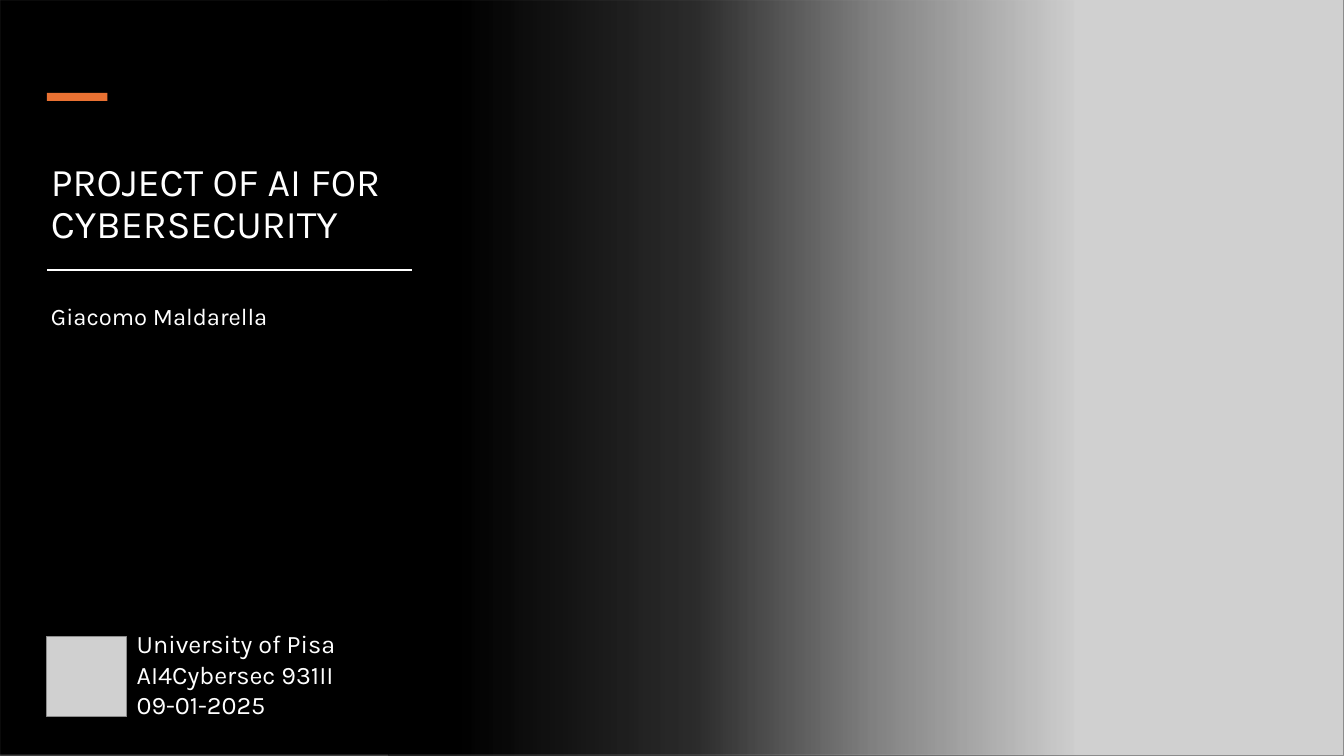
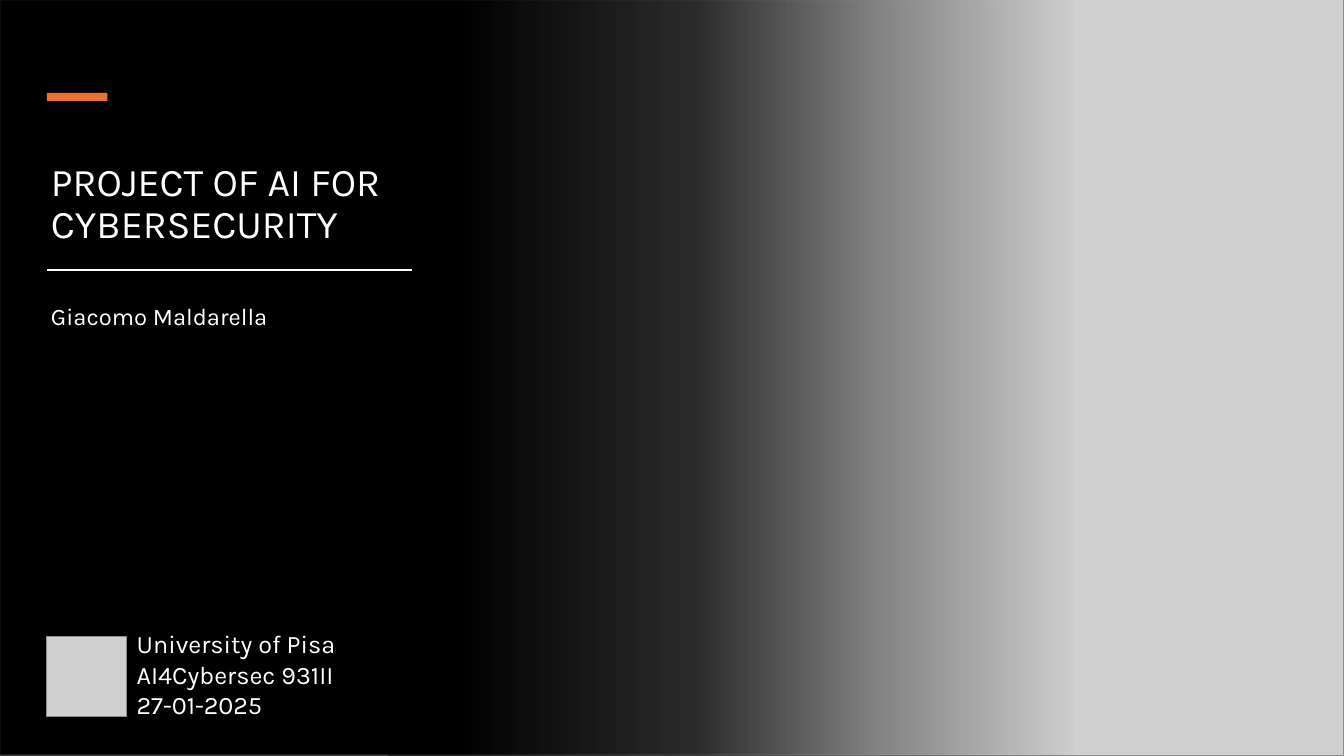
Before and after one commit to isnotJack/AI-project, a slide deck: slide 1 of slide.pptx. Drawn at 1344x756 pixels with LibreOffice and Linux fonts; fonts in the diff are those of the drawing; grey boxes stand for pictures. Boxes give left, top, right and bottom in pixels: in the first picture for what was removed or moved away, otherwise in the second. Text is boxed around its words. In the diff, an @@ line names an element or a change of style, - is before the commit and + after.

```diff
--- a/slide.pptx
+++ b/slide.pptx
@@ text at [137, 698, 263, 715]: text changed @@
-09-01-2025
+27-01-2025
```
Also in this commit, not shown: 5 other slides changed, 9 slides added, 5 other files.
